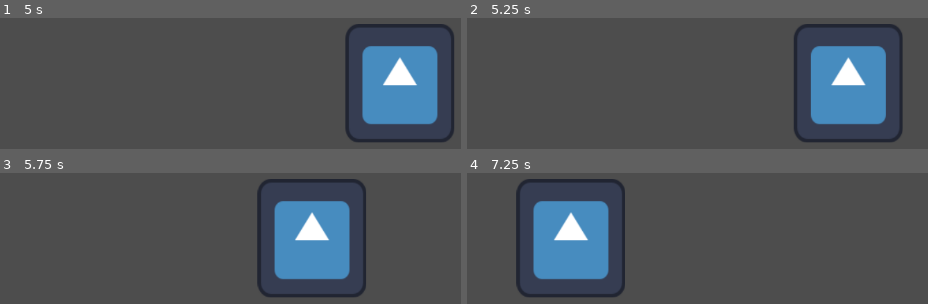
Above: before the commit, frames 1-4 (two rows, left to right).
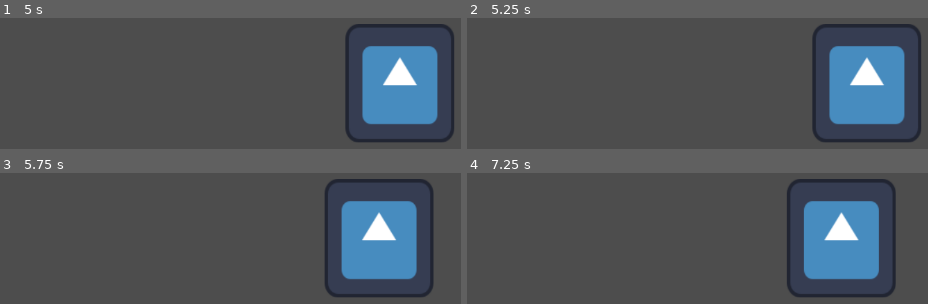
Above: after the commit, the same moments.

Repository: DBaldwin8/Game-Jam-91
Game: Godot game, scene res://scenes/npc/npc_body.tscn
The game is run twice, just before and just after one commit, with the same random seed, the same clock (stepped at 60 frames per second) and the same inputs. The project has no main scene, so this scene is started directly. The engine's default icon, where the game draws it, is replaced by a stand-in: a white triangle on a blue panel in a dark square.
Inputs:
- Up to frame 1 (5 s): tap Enter at 2.75 s; tap Space at 3.5 s
- Up to frame 2 (5.25 s): no input
- Up to frame 3 (5.75 s): no input
- Up to frame 4 (7.25 s): no input

Frame 1 is identical in both runs. In frame 2, 8.6% of the frame differs, in the area x 70-99%, y 4-95%; in frame 3, 21%; in frame 4, 25%, in the area x 10-94%, y 4-95%.

Commit message:
Chance to steal returned to float, set 0.05, prints for testing removed.

Diff:
--- a/scenes/npc/npc_body.gd
+++ b/scenes/npc/npc_body.gd
@@ -17,16 +17,15 @@
 			# DONE After stealing had to exit. RANOM left or right.
 	   #|- TODO Only if in area chance to steal paintings.
 		# TODO Needs to pass painting? NOTE future.
-	# TODO change int to float for chance_to_steal
 
 # IMPORTANT TODO ADD COMMENTS TO NEW CODE.
 
 var movement = 0 # initially not moving
 var direction = "right" # For ease of readability.
-## The pixels per a draw that NPCs move. Suggested 100
+## The pixels per a draw that NPCs move. Suggested 200
 @export var npc_speed : int
-## Chance from int in 100. Suggested 5
-@export var chance_of_steal : int
+## Chance float in 100. Suggested 0.05
+@export var chance_of_steal : float
 ## Chance from 0 to float. Suggested 0.1.
 @export var chance_to_stand_still : float
 ## Chance from float to 1. Suggested 0.95.
@@ -52,7 +51,6 @@
 	position.x += movement * delta # Updates the current x axis position of npc.
 
 	if npc_type == "thief" && self.movement == 0 && $Timer.is_stopped() :
-		print("timer stopped")
 		var random_steal_num = randi_range(0,100)
 		if random_steal_num < chance_of_steal:
 			steal_painting()
@@ -60,7 +58,6 @@
 			if heist_target <= 0:
 				escape()
 			else:
-				print("timer restarted")
 				$Timer.start()
 # NEEDS TO PASS PAINTING LATER ON.
 
--- a/scenes/npc/npc_body.tscn
+++ b/scenes/npc/npc_body.tscn
@@ -10,7 +10,7 @@
 [node name="CharacterBody2D" type="CharacterBody2D"]
 script = ExtResource("1_gybax")
 npc_speed = 200
-chance_of_steal = 5
+chance_of_steal = 0.05
 chance_to_stand_still = 0.1
 chance_to_change_direction_upper = 0.95
 npc_type = "thief"
